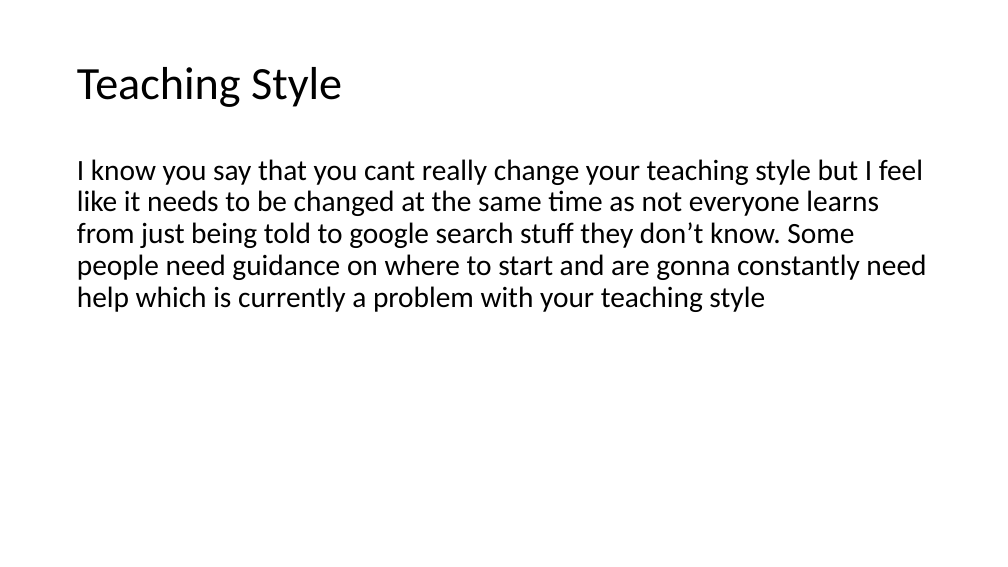
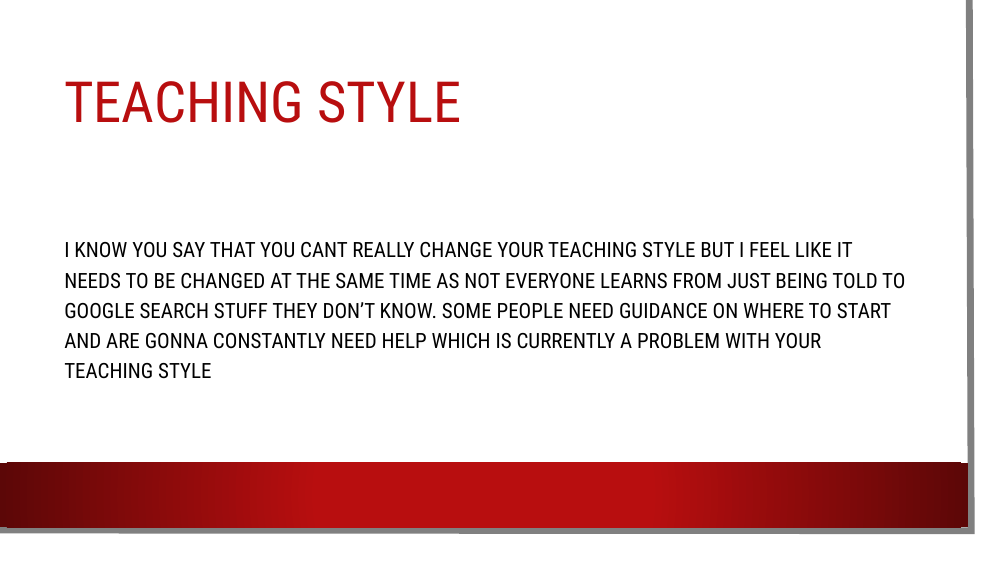
Before and after one commit to csmith1188/docpacs2122, a slide deck: slide 3 of docpac_mar18/Jaysin/ShourSnourGlass.pptx. Drawn at 1008x567 pixels with LibreOffice and Linux fonts; fonts in the diff are those of the drawing; background and template pictures are left out. Boxes give left, top, right and bottom in pixels: in the first picture for what was removed or moved away, otherwise in the second. Text is boxed around its words. In the diff, an @@ line names an element or a change of style, - is before the commit and + after.

```diff
--- a/docpac_mar18/Jaysin/ShourSnourGlass.pptx
+++ b/docpac_mar18/Jaysin/ShourSnourGlass.pptx
@@ rectangle added at (x1=0, y1=0, x2=991, y2=550), fill #FFFFFF @@
@@ freeform shape added at (x1=0, y1=0, x2=972, y2=531), outline #808080 6.5 pt @@
@@ title at (x1=64, y1=81, x2=461, y2=123): text changed; size 44 to 54 pt; font Calibri to Roboto Condensed; text colour #000000 to #B80E0F @@
-Teaching Style
+TEACHING STYLE
@@ text "I KNOW YOU SAY THAT ..." at (x1=64, y1=242, x2=905, y2=379): vertical alignment top to middle @@
@@ text at (x1=64, y1=242, x2=905, y2=379): text changed; size 28 to 20 pt; font Calibri to Roboto Condensed @@
-I know you say that you cant really change your teaching style but I feel like it needs to be changed at the same time as not everyone learns from just being told to google search stuff they don’t know. Some people need guidance on where to start and are gonna constantly need help which is currently a problem with your teaching style
+I KNOW YOU SAY THAT YOU CANT REALLY CHANGE YOUR TEACHING STYLE BUT I FEEL LIKE IT NEEDS TO BE CHANGED AT THE SAME TIME AS NOT EVERYONE LEARNS FROM JUST BEING TOLD TO GOOGLE SEARCH STUFF THEY DON’T KNOW. SOME PEOPLE NEED GUIDANCE ON WHERE TO START AND ARE GONNA CONSTANTLY NEED HELP WHICH IS CURRENTLY A PROBLEM WITH YOUR TEACHING STYLE
@@ rectangle added at (x1=0, y1=463, x2=968, y2=527), fill gradient #B80E0F to #5C0707 @@
```
Also in this commit, not shown: 6 other slides changed.
